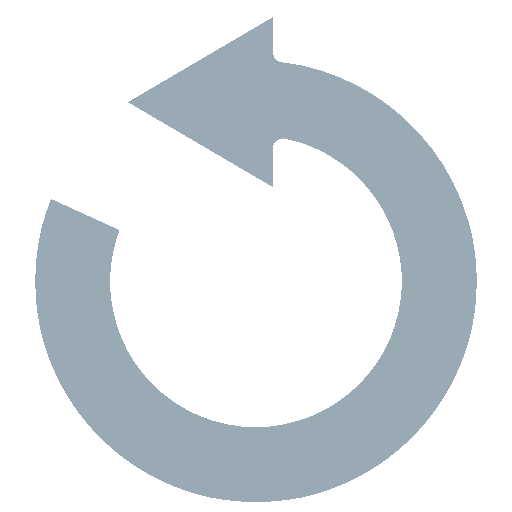
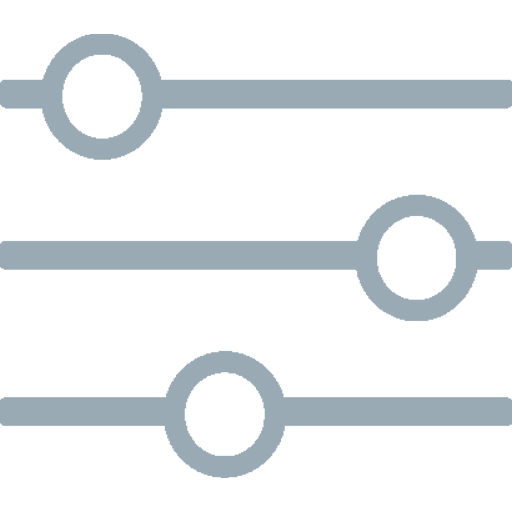
Revision of a layered 512 × 512 image; what changed, layer by layer:
added layer "vector60-6879-01" above "reset" over [0, 34, 512, 478]
hid "reset" over [35, 17, 477, 502]
